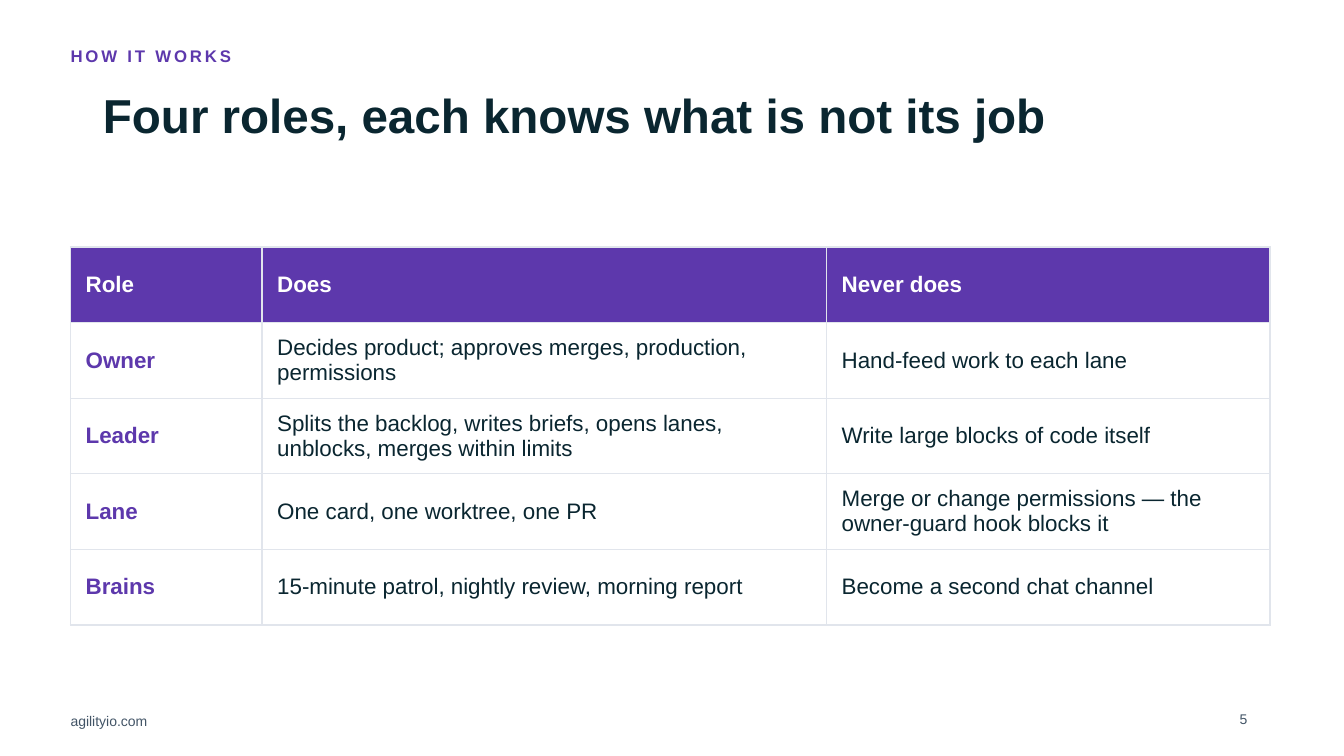
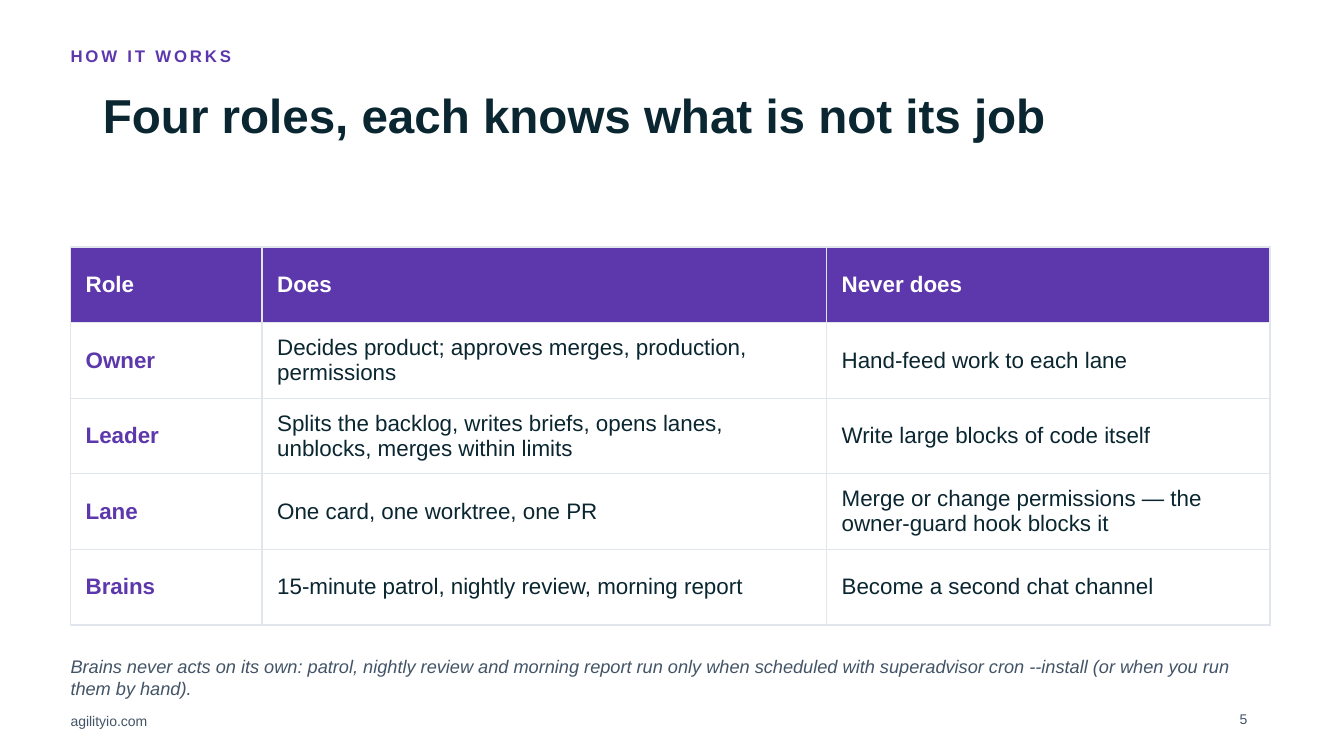
Before and after one commit to trungungtoan-agilityio/AgiAgentKit, a slide deck: slide 5 of docs/talk/Session-Superadvisor-AgilityIO.pptx. Drawn at 1344x756 pixels with LibreOffice and Linux fonts; fonts in the diff are those of the drawing; background and template pictures are left out. Boxes give left, top, right and bottom in pixels: in the first picture for what was removed or moved away, otherwise in the second. Text is boxed around its words. In the diff, an @@ line names an element or a change of style, - is before the commit and + after.

```diff
--- a/docs/talk/Session-Superadvisor-AgilityIO.pptx
+++ b/docs/talk/Session-Superadvisor-AgilityIO.pptx
@@ text added at (71,660,1229,699), 13 pt, text #425466, italic @@
+Brains never acts on its own: patrol, nightly review and morning report run only when scheduled with superadvisor cron --install (or when you run them by hand).
```
Also in this commit, not shown: 2 other slides changed, 12 other files.
